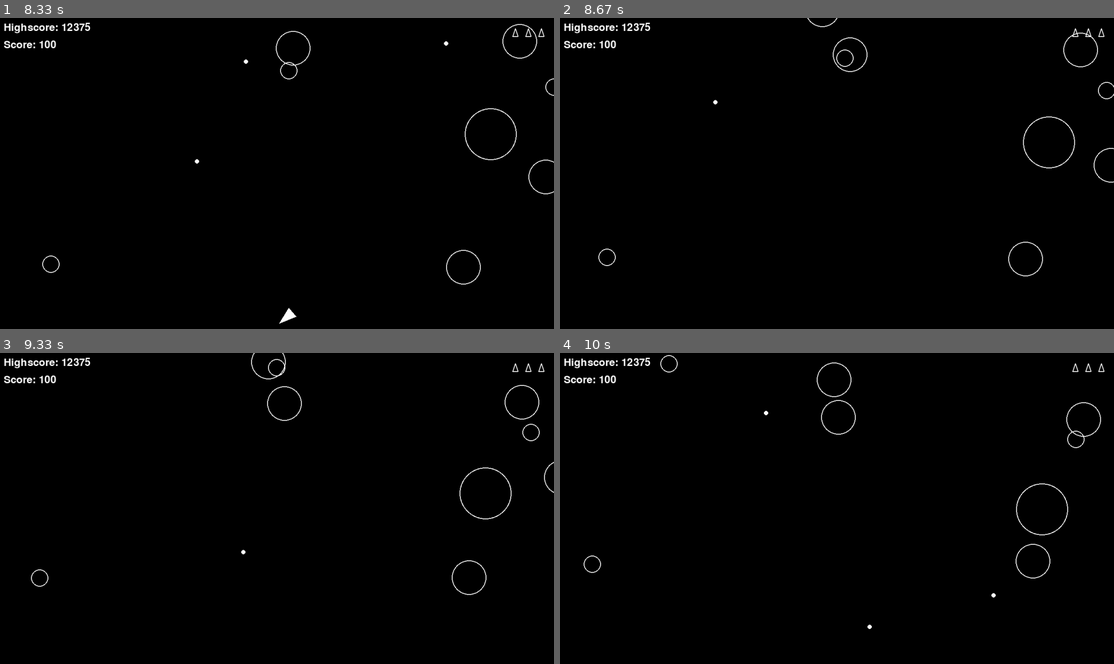
Above: before the commit, frames 1-4 (two rows, left to right).
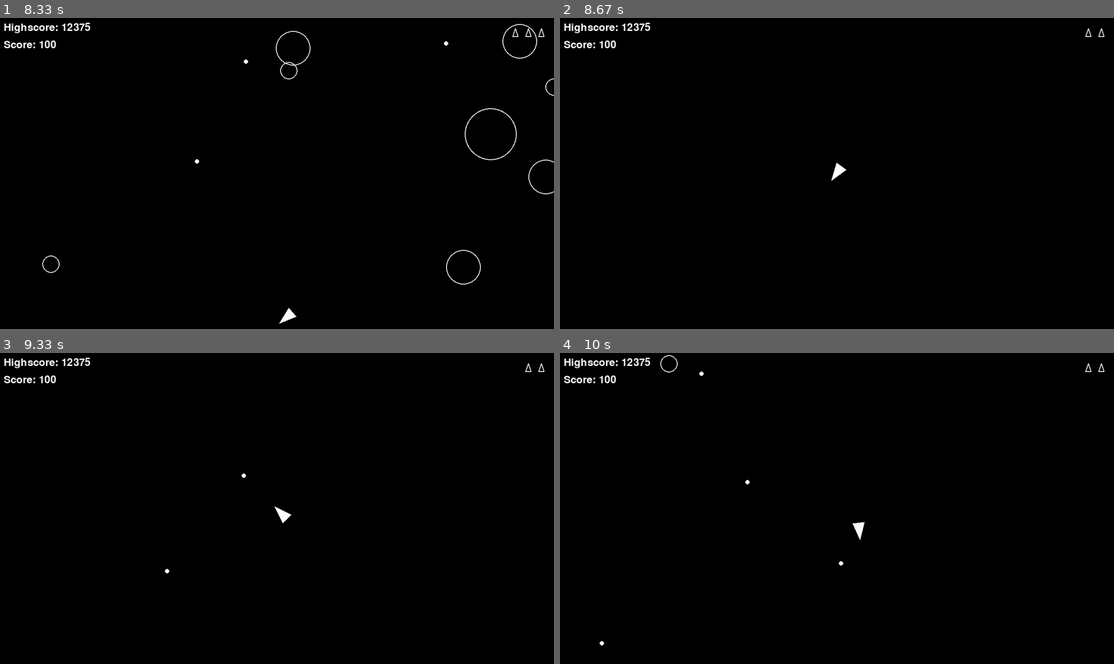
Above: after the commit, the same moments.

Repository: vinetailgames/pygames_asteroids
Game: pygame game, started from main.py
Same seed, same stepped clock (60 frames per second), same inputs: the game is played once before the commit and once after it.
Inputs:
- Up to frame 1 (8.33 s): tap Space at 0.33, 0.73, 1.03, 1.23, 1.57, 1.87, 2.07, 2.37, 2.63, 2.97, 3.27, 3.4, 3.8, 4.1, 4.47, 4.87, 5.17, 5.37, 5.67, 5.87, 6.2, 6.5, 6.7, 7, 7.27, 7.6, 7.9, 8.03 s; hold Right 0.67-1.13 s; hold Up 1.17-1.47 s; hold Right 1.5-1.97 s; hold Left 2-2.53 s; hold Down 2.57-2.87 s; hold Left 2.9-3.3 s; hold Up 3.33-3.7 s; hold Right 3.73-4.37 s; hold Down 4.4-4.77 s; hold Left 4.8-5.27 s; hold Right 5.3-5.77 s; hold Up 5.8-6.1 s; hold Right 6.13-6.6 s; hold Left 6.63-7.17 s; hold Down 7.2-7.5 s; hold Left 7.53-7.93 s; hold Up from 7.97 s (still down)
- Up to frame 2 (8.67 s): release Up at 8.33 s; hold Right from 8.37 s (still down); tap Space at 8.43 s
- Up to frame 3 (9.33 s): tap Space at 8.73, 9.1 s; release Right at 9 s; hold Down from 9.03 s (still down)
- Up to frame 4 (10 s): release Down at 9.4 s; hold Left 9.43-9.9 s; tap Space at 9.5, 9.8 s

Frame 1 is identical in both runs. In frame 2, 0.7% of the frame differs, in the area x 6-100%, y 0-84%; in frame 3, 0.7%; in frame 4, 0.7%, in the area x 4-98%, y 2-95%.

Commit message:
S: Implemented screen wrapping for player

Diff:
--- a/circleshape.py
+++ b/circleshape.py
@@ -1,4 +1,5 @@
 import pygame
+from constants import SCREEN_WIDTH, SCREEN_HEIGHT
 
 
 # Base class for game objects
@@ -27,3 +28,7 @@
     def collides_with(self, other: "CircleShape") -> bool:
         distance = self.position.distance_to(other.position)
         return distance < (self.radius + other.radius)
+
+    def wrap_position(self):
+        self.position.x %= SCREEN_WIDTH
+        self.position.y %= SCREEN_HEIGHT
--- a/player.py
+++ b/player.py
@@ -78,3 +78,4 @@
         self.position += self.velocity * dt
         decay = max(0, 1 - PLAYER_FRICTION * dt)
         self.velocity *= decay
+        self.wrap_position()
